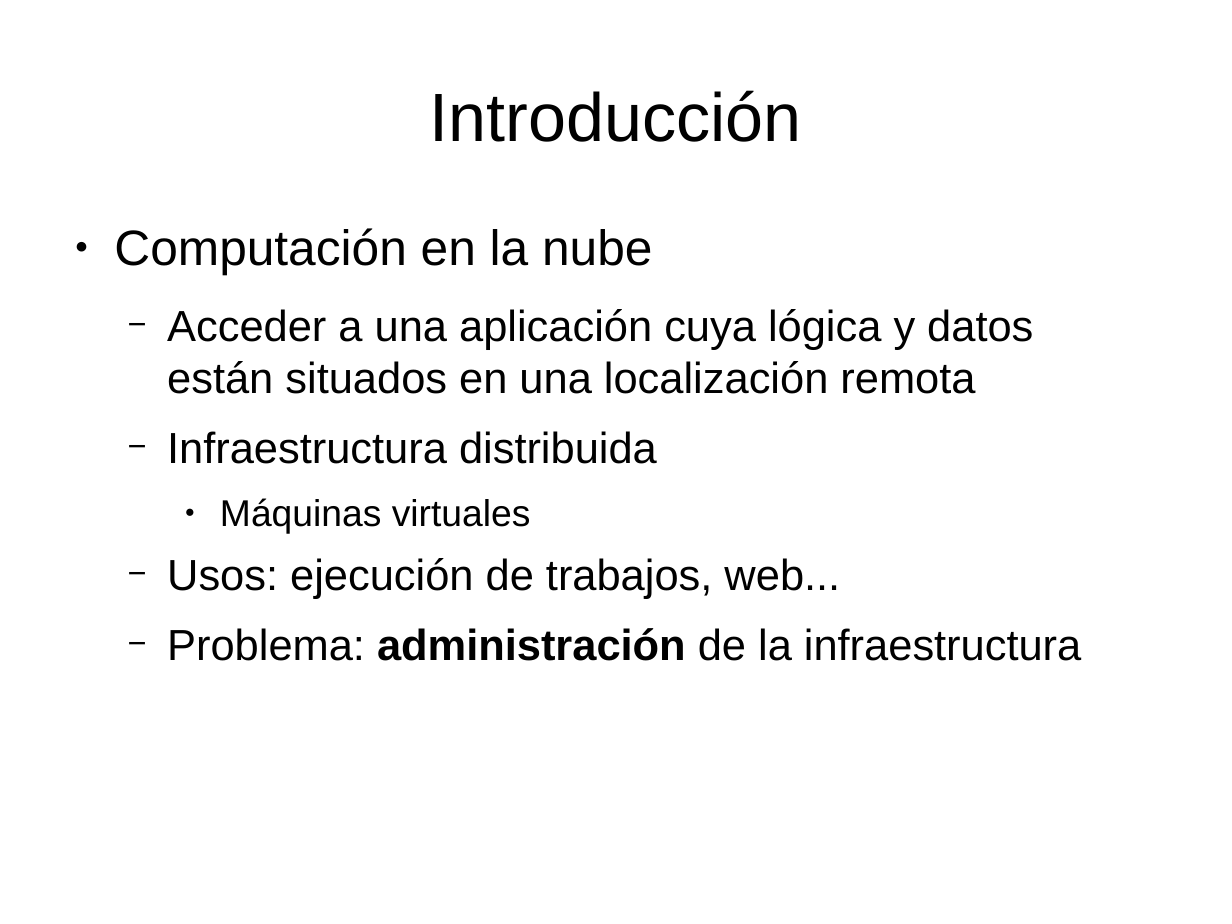
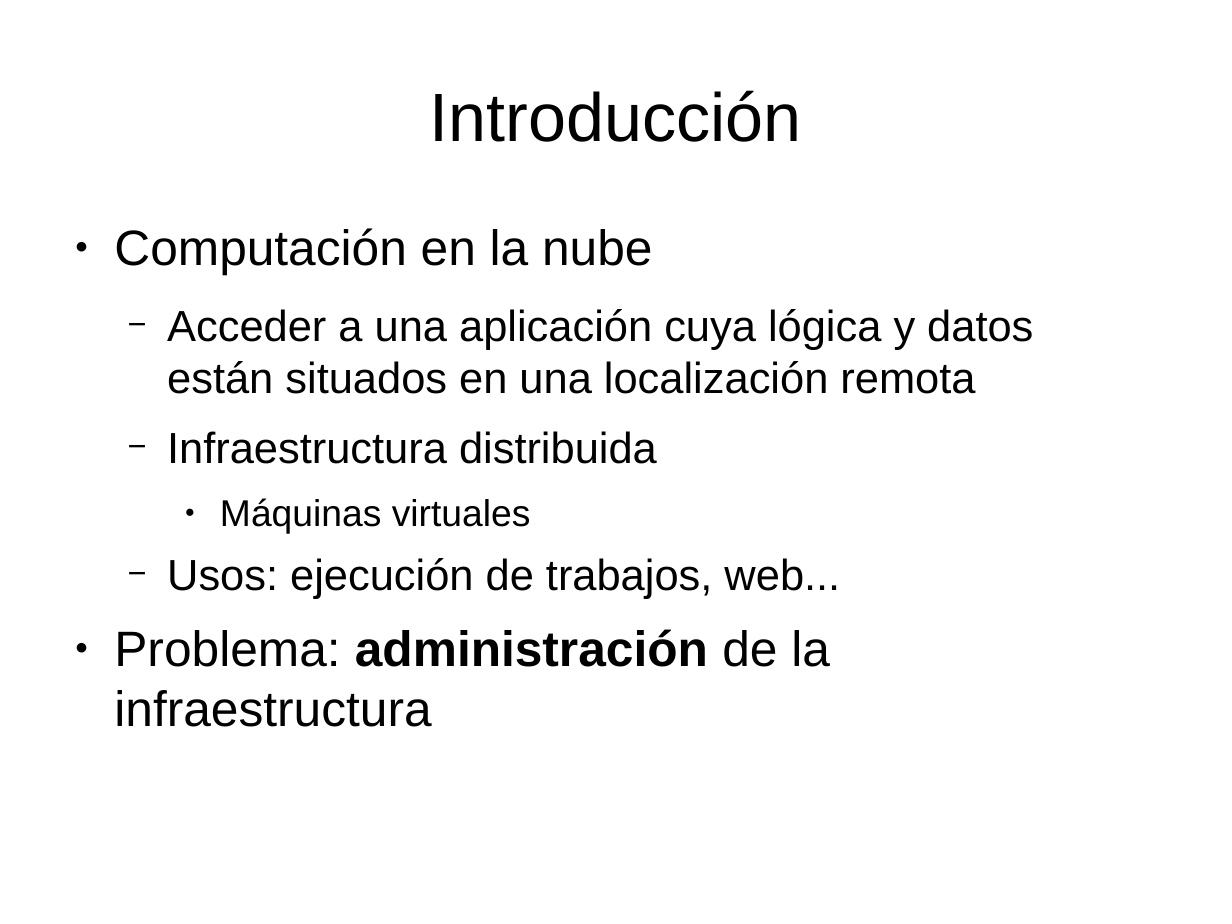
Before and after one commit to dcere/pfc, a slide deck: slide 2 of adm/presentacion/presentacion.odp. Drawn at 1232x924 pixels with LibreOffice and Linux fonts; fonts in the diff are those of the drawing. Boxes give left, top, right and bottom in pixels: in the first picture for what was removed or moved away, otherwise in the second. Text is boxed around its words. In the diff, an @@ line names an element or a change of style, - is before the commit and + after.

```diff
--- a/adm/presentacion/presentacion.odp
+++ b/adm/presentacion/presentacion.odp
@@ text at [114,629,830,727]: size 28 to 32 pt in "Problema: administración de la infraestructura"; bullet − to ●; list level 2 to 1 in "Problema: administración de la infraestructura" @@
```
Also in this commit, not shown: 2 other slides changed, 2 slides added, 1 slide removed, 1 other file.
